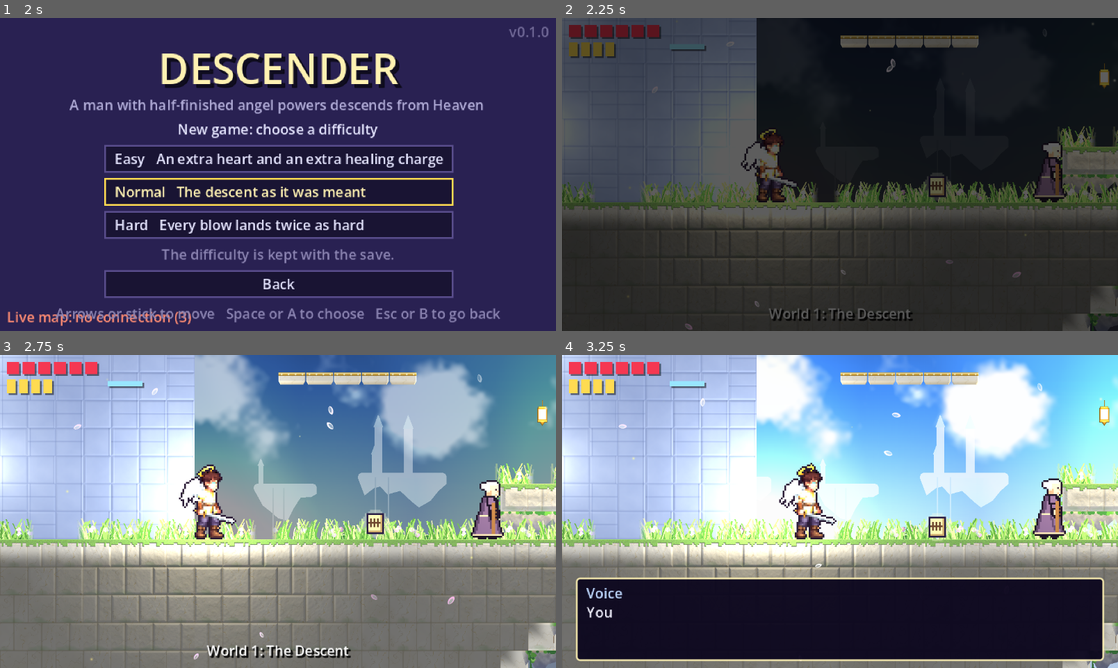
Above: before the commit, frames 1-4 (two rows, left to right).
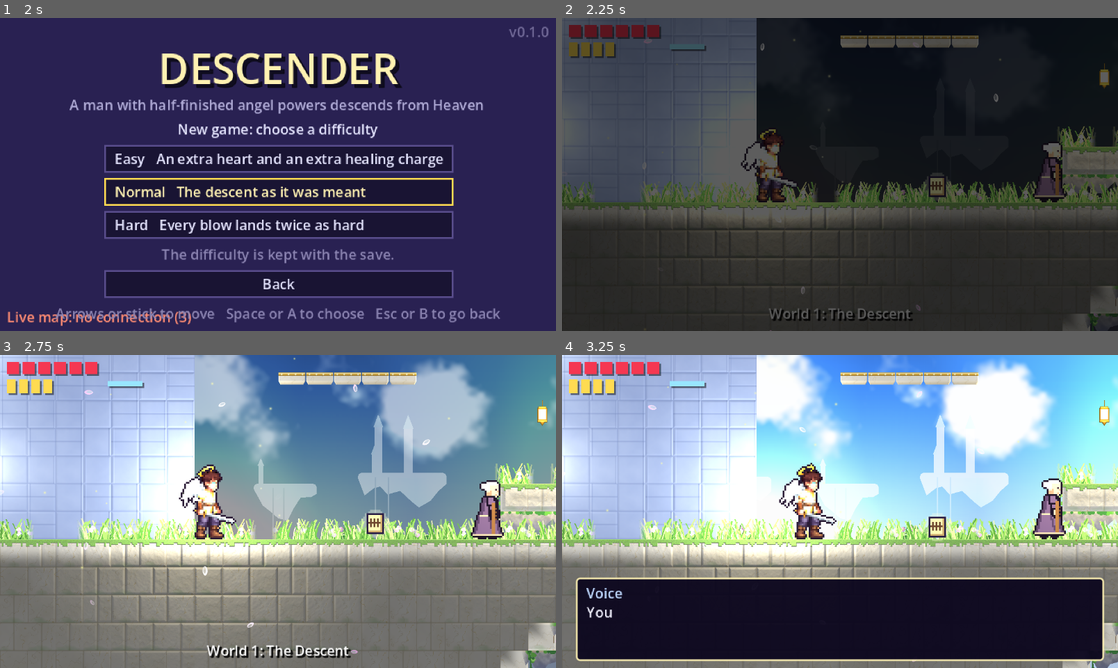
Above: after the commit, the same moments.

Repository: IhorBalan/descender-game
Game: Godot game, scene res://scenes/title.tscn
Two runs of this game, one before a commit and one after it. Both use one fixed random seed, a clock stepped at 60 frames per second and the inputs below.
Inputs (mouse positions are in pixels of both pictures, inside the frame that each line leads up to):
- Up to frame 1 (2 s): click "New Game" at 0.5 s; click "1 Empty" at 1.25 s
- Up to frame 2 (2.25 s): click "Easy An extra heart and an ex…" at 2 s
- Up to frame 3 (2.75 s): no input
- Up to frame 4 (3.25 s): tap Enter at 2.75 s; move the mouse to (962, 495) at 2.77 s; hold D (move_right) from 2.78 s (still down); tap J (attack) at 2.85 s; click (962, 495) at 2.92 s; tap Space (jump) at 3.02 s

Frame 1 is identical in both runs. In frame 2, 0.2% of the frame differs, in the area x 11-100%, y 1-100%; in frame 3, 0.3%, in the area x 0-100%, y 0-98%; in frame 4, 0.2%.

Commit message:
Fill the upgrade map: hearts and power-ups in the secret rooms
The design asks for nine permanent pickups and three were placed. Three
more Kept Lights go into the secret rooms of Purgatory, Gluttony and
Fraud (the promises give the other two hearts), and five power-ups into
the secret rooms of Lust, Wrath, Heresy, Fraud and Treachery, so every
secret passage pays out a Smite. The new upgrades are appended to the
placements so the saved numbering of the old ones holds.

Co-Authored-By: Claude Fable 5.1 <noreply@anthropic.com>
Claude-Session: https://claude.ai/code/session_01Vaw2ELTfv5km7ANgbgvw2i

Diff:
--- a/levels/world/placements.json
+++ b/levels/world/placements.json
@@ -369,6 +369,14 @@
 		{"type": "enemy", "x": 322, "y": 320, "character": "imp", "behaviour": "pounce"},
 		{"type": "enemy", "x": 312, "y": 316, "character": "watcher"},
 		{"type": "enemy", "x": 468, "y": 300, "character": "watcher"},
-		{"type": "enemy", "x": 469, "y": 303, "character": "brute", "barks": "brute", "behaviour": "slam"}
+		{"type": "enemy", "x": 469, "y": 303, "character": "brute", "barks": "brute", "behaviour": "slam"},
+		{"type": "upgrade", "x": 44, "y": 133, "upgrade": "heart"},
+		{"type": "upgrade", "x": 194, "y": 235, "upgrade": "heart"},
+		{"type": "upgrade", "x": 374, "y": 405, "upgrade": "heart"},
+		{"type": "power", "x": 224, "y": 218, "power": "blade"},
+		{"type": "power", "x": 134, "y": 303, "power": "halo"},
+		{"type": "power", "x": 224, "y": 337, "power": "zeal"},
+		{"type": "power", "x": 74, "y": 422, "power": "halo"},
+		{"type": "power", "x": 75, "y": 456, "power": "blade"}
 	]
 }
--- a/tests/smoke_test.gd
+++ b/tests/smoke_test.gd
@@ -162,8 +162,8 @@
 			_check(level.checkpoints.size() == 31, "every save marker is a checkpoint")
 			_check(level.goal == null, "the world has no goal gate yet")
 			_check(level.pickup_count() == 6, "feathers for all six abilities built")
-			_check(level.upgrade_count() == 3, "three permanent upgrades built")
-			_check(level.power_up_count() == 3, "three power-ups built")
+			_check(level.upgrade_count() == 6, "six permanent upgrades built")
+			_check(level.power_up_count() == 8, "eight power-ups built")
 			_start_x = _player.global_position.x
 			_start_position = _player.global_position
 			# The opening dialogue would freeze the hero at the start; it is
@@ -360,7 +360,7 @@
 			_check(_player.max_health == Player.MAX_HEALTH + 1, "Kept Light adds a heart")
 			_check(_player.health == _player.max_health, "Kept Light fills the hearts")
 			_check(Story.has_flag("upgrade:heart:world_1:0"), "taken upgrade is flagged")
-			_check(_main.level.upgrade_count() == 2, "taken upgrade is gone")
+			_check(_main.level.upgrade_count() == 5, "taken upgrade is gone")
 			_check(
 				_main.dialogue_box.current_id() == "upgrade_heart", "upgrade shows its description"
 			)
@@ -377,7 +377,7 @@
 			_check(
 				_player.attack_damage() == Player.ATTACK_DAMAGE + 1, "Lit Blade raises the damage"
 			)
-			_check(_main.level.power_up_count() == 2, "taken power-up is gone")
+			_check(_main.level.power_up_count() == 7, "taken power-up is gone")
 			_check(_main.hud.status.powers.has(Player.Power.BLADE), "HUD shows the power-up")
 			_player.global_position = _power_up_position(Player.Power.HALO)
 			_player.velocity = Vector2.ZERO
@@ -690,7 +690,7 @@
 			_check(Story.has_flag("met_mereth"), "loaded save restores the story flags")
 			_check(_loaded.level.item_count() == 15, "examined relic stays gone")
 			_check(_loaded.hud.status.abilities.size() == 2, "loaded HUD shows both abilities")
-			_check(_loaded.level.upgrade_count() == 2, "taken upgrade stays taken")
+			_check(_loaded.level.upgrade_count() == 5, "taken upgrade stays taken")
 			_check(loaded_player.max_health == Player.MAX_HEALTH + 1, "loaded hero keeps his heart")
 			_check(loaded_player.powers.is_empty(), "power-ups are not saved")
 			# The registry: one level, which old saves and unknown ids fall
Not shown, changed: README.md
Not shown, changed: docs/design/upgrades.md
